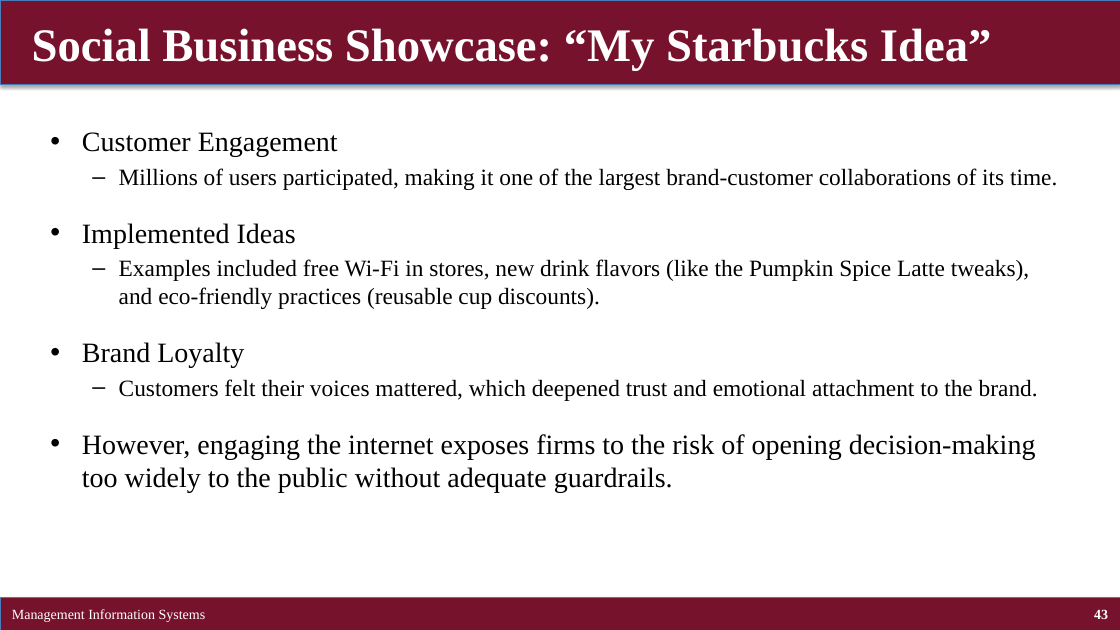
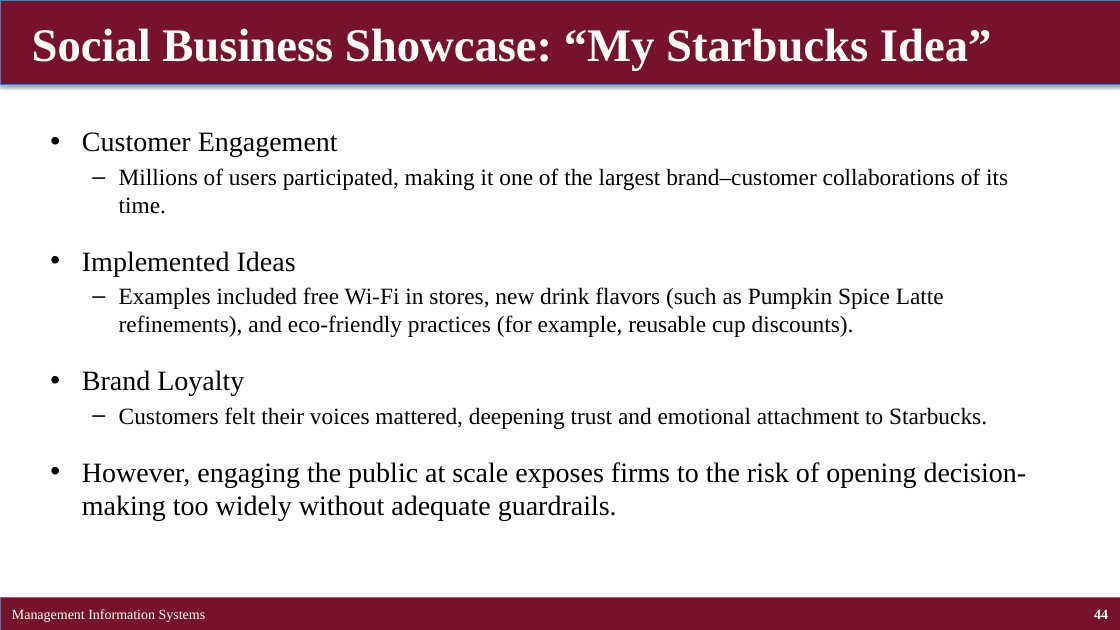
Before and after one commit to brianhwpark/brianhwpark.github.io, a slide deck: slide 44 of files/teaching-resources/concordiacollege-busn-315/busn-315-lecture-note/busn315-ch02.pptx (slide 43 before the commit). Drawn at 1120x630 pixels with LibreOffice and Linux fonts; fonts in the diff are those of the drawing. Boxes give left, top, right and bottom in pixels: in the first picture for what was removed or moved away, otherwise in the second. Text is boxed around its words. In the diff, an @@ line names an element or a change of style, - is before the commit and + after.

```diff
--- a/files/teaching-resources/concordiacollege-busn-315/busn-315-lecture-note/busn315-ch02.pptx
+++ b/files/teaching-resources/concordiacollege-busn-315/busn-315-lecture-note/busn315-ch02.pptx
@@ text at bbox=[119, 168, 1008, 214]: text changed @@
-  – Millions of users participated, making it one of the largest brand-customer collaborations of its time.
+  – Millions of users participated, making it one of the largest brand–customer collaborations of its time.
@@ text at bbox=[119, 287, 944, 337]: text changed @@
-  – Examples included free Wi-Fi in stores, new drink flavors (like the Pumpkin Spice Latte tweaks), and eco-friendly practices (reusable cup discounts).
+  – Examples included free Wi-Fi in stores, new drink flavors (such as Pumpkin Spice Latte refinements), and eco-friendly practices (for example, reusable cup discounts).
@@ text at bbox=[82, 407, 1027, 521]: text changed @@
-  – Customers felt their voices mattered, which deepened trust and emotional attachment to the brand.
-• However, engaging the internet exposes firms to the risk of opening decision-making too widely to the public without adequate guardrails.
+  – Customers felt their voices mattered, deepening trust and emotional attachment to Starbucks.
+• However, engaging the public at scale exposes firms to the risk of opening decision-making too widely without adequate guardrails.
@@ page number at bbox=[1094, 609, 1108, 619]: text changed @@
-43
+44
```
Also in this commit, not shown: 40 other slides changed, 6 slides added, 4 slides removed, 9 other files.
